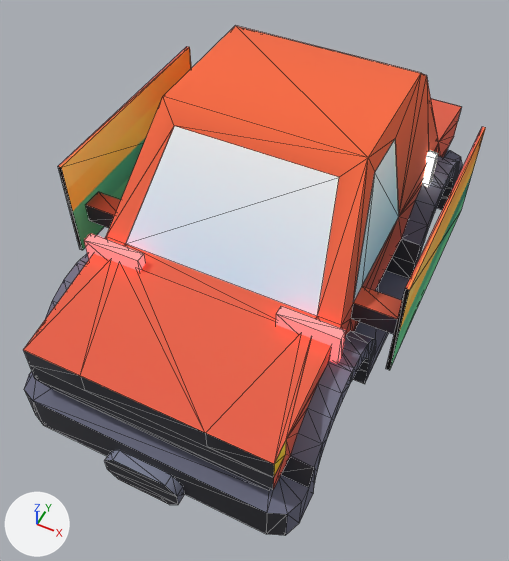
One commit to the glTF model public/models/derby/car.glb: the scene before it, then after it.
Both versions are drawn from a 50 mm camera at (3.03, -6.72, 8.6) aimed at (-0.02, -0.63, 0.98). The axes (+X, +Y, +Z) are drawn at lower left. The lights are the same throughout. The older version comes first. Mesh edges are drawn as thin lines. Where no turn or scale is listed for an object, it has been applied to the vertices.

Script lines for the objects in view, before the commit:
```python
me_body_002 = bpy.data.meshes.new('body.002')
me_body_002.from_pydata(...)  # 150 vertices, 246 faces; spans x -1.95..1.95, y -3.82..-1.99, z 0.0..1.91
# faces by material slot: [198, 48]
me_body_002.materials.append(mat_colormap)  # picture img_colormap
me_body_002.materials.append(mat_derbyinterior)  # dark grey #38383f
me_cube = bpy.data.meshes.new('Cube')
me_cube.from_pydata(...)  # a box spanning x -0.03..0.03, y -1.61..1.61, z -0.74..0.74
me_cube.materials.append(mat_colormap)  # picture img_colormap
me_cube_001 = bpy.data.meshes.new('Cube.001')
me_cube_001.from_pydata(...)  # a box spanning x -0.03..0.03, y -1.61..1.61, z -0.74..0.74
me_cube_001.materials.append(mat_colormap)  # picture img_colormap
me_cube_003 = bpy.data.meshes.new('Cube.003')
me_cube_003.from_pydata(...)  # a box spanning x -0.405..0.405, y -0.07..0.07, z -0.297..0.297
me_cube_003.materials.append(mat_derbyheadlight)  # pale yellow #fffae5, glowing pale yellow #fffae5
me_cube_004 = bpy.data.meshes.new('Cube.004')
me_cube_004.from_pydata(...)  # a box spanning x -0.405..0.405, y -0.07..0.07, z -0.297..0.297
me_cube_004.materials.append(mat_derbytaillight)  # red #ff7676, glowing red #ff5959
ob_door_l = bpy.data.objects.new('door_l', me_cube)
ob_door_l.location = (-2.28, 0.03, 2.2)
ob_door_r = bpy.data.objects.new('door_r', me_cube_001)
ob_door_r.location = (2.28, 0.03, 2.2)
ob_headlight_r = bpy.data.objects.new('headlight_r', me_cube_003)
ob_headlight_r.parent = ob_derbyvehicle_sedan
ob_headlight_r.location = (1.35, 1.668, 1.95)
ob_taillight_l = bpy.data.objects.new('taillight_l', me_cube_004)
ob_taillight_l.parent = ob_derbyvehicle_sedan
ob_taillight_l.location = (-1.35, -1.924, 1.95)
ob_trunk = bpy.data.objects.new('trunk', me_body_002)
ob_trunk.location = (0.0, 0.03, 0.15)
# also in view: 'taillight_r' at (1.35, -1.92, 1.95); 'body' at (0.0, -0.13, 1.95); 'hood' at (0.0, 2.78, 1.74)
```
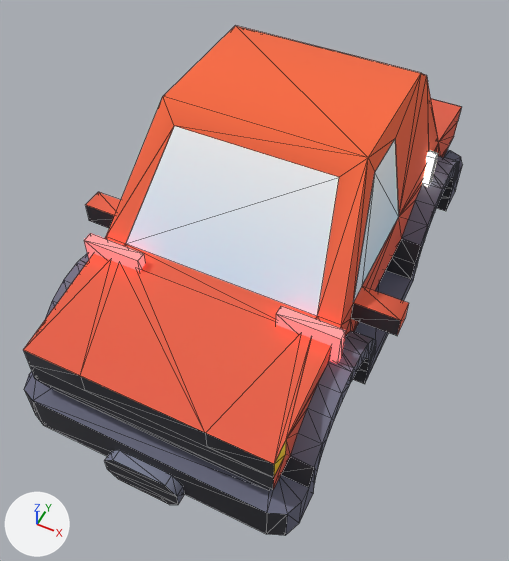
Commit message: Drop overlay doors + add Model Viewer page

Pixel boxes [x1, y1, x2, y2] of what changed, in the pictures (509 x 561 px):
'door_l', deleted
    before: [58, 47, 191, 250]
'door_r', deleted
    before: [386, 126, 486, 370]
'taillight_l', reshaped
    both: [84, 233, 146, 271]
'headlight_r', reshaped
    both: [422, 151, 438, 187]

Diff of the bpy script that builds the scene:
```diff
--- a/public/models/derby/car.glb.py
+++ b/public/models/derby/car.glb.py
@@ me_cube_002 @@
 me_cube_002.from_pydata(...)  # 8 vertices, 12 faces; spans x -0.405..0.405, y -0.07..0.07, z -0.297..0.297
-me_cube_002.materials.append(mat_derbyheadlight)  # pale yellow #fffae5, glowing pale yellow #fffae5
+me_cube_002.materials.append(mat_derbytaillight)  # red #ff7676, glowing red #ff5959
@@ me_cube_001_1 @@
+me_cube_001_1.from_pydata(...)  # a box spanning x -0.405..0.405, y -0.07..0.07, z -0.297..0.297
+me_cube_001_1.materials.append(mat_derbyheadlight)  # pale yellow #fffae5, glowing pale yellow #fffae5
@@ ob_door_l @@
-ob_door_l = bpy.data.objects.new('door_l', me_cube)
-ob_door_l.location = (-2.28, 0.03, 2.2)
@@ ob_door_r @@
-ob_door_r = bpy.data.objects.new('door_r', me_cube_001)
-ob_door_r.location = (2.28, 0.03, 2.2)
@@ ob_headlight_r @@
-ob_headlight_r = bpy.data.objects.new('headlight_r', me_cube_003)
+ob_headlight_r = bpy.data.objects.new('headlight_r', me_cube_001_1)
 ob_headlight_r.parent = ob_derbyvehicle_sedan
@@ ob_taillight_l @@
-ob_taillight_l = bpy.data.objects.new('taillight_l', me_cube_004)
+ob_taillight_l = bpy.data.objects.new('taillight_l', me_cube_002)
 ob_taillight_l.parent = ob_derbyvehicle_sedan
```
